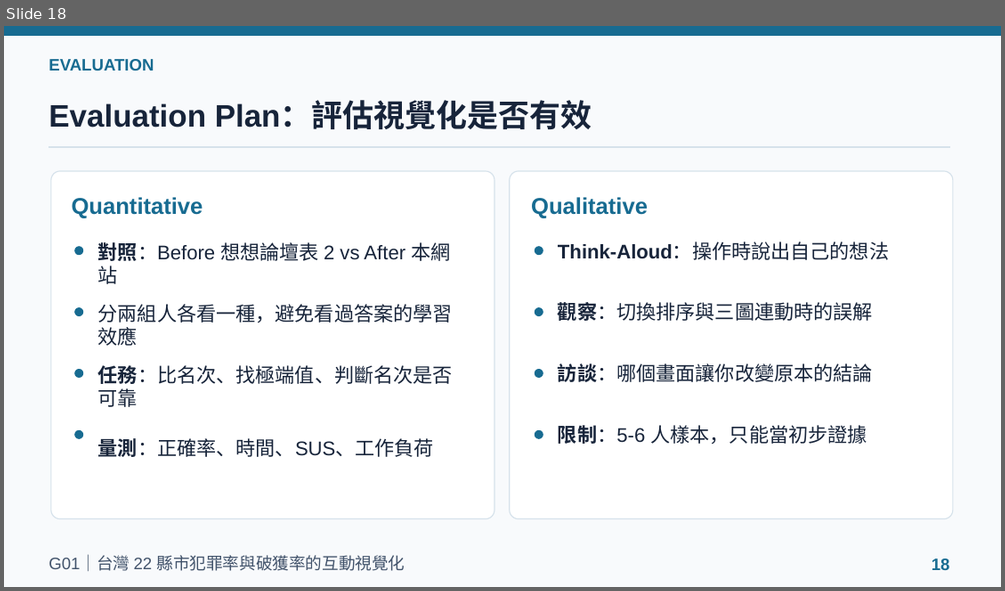
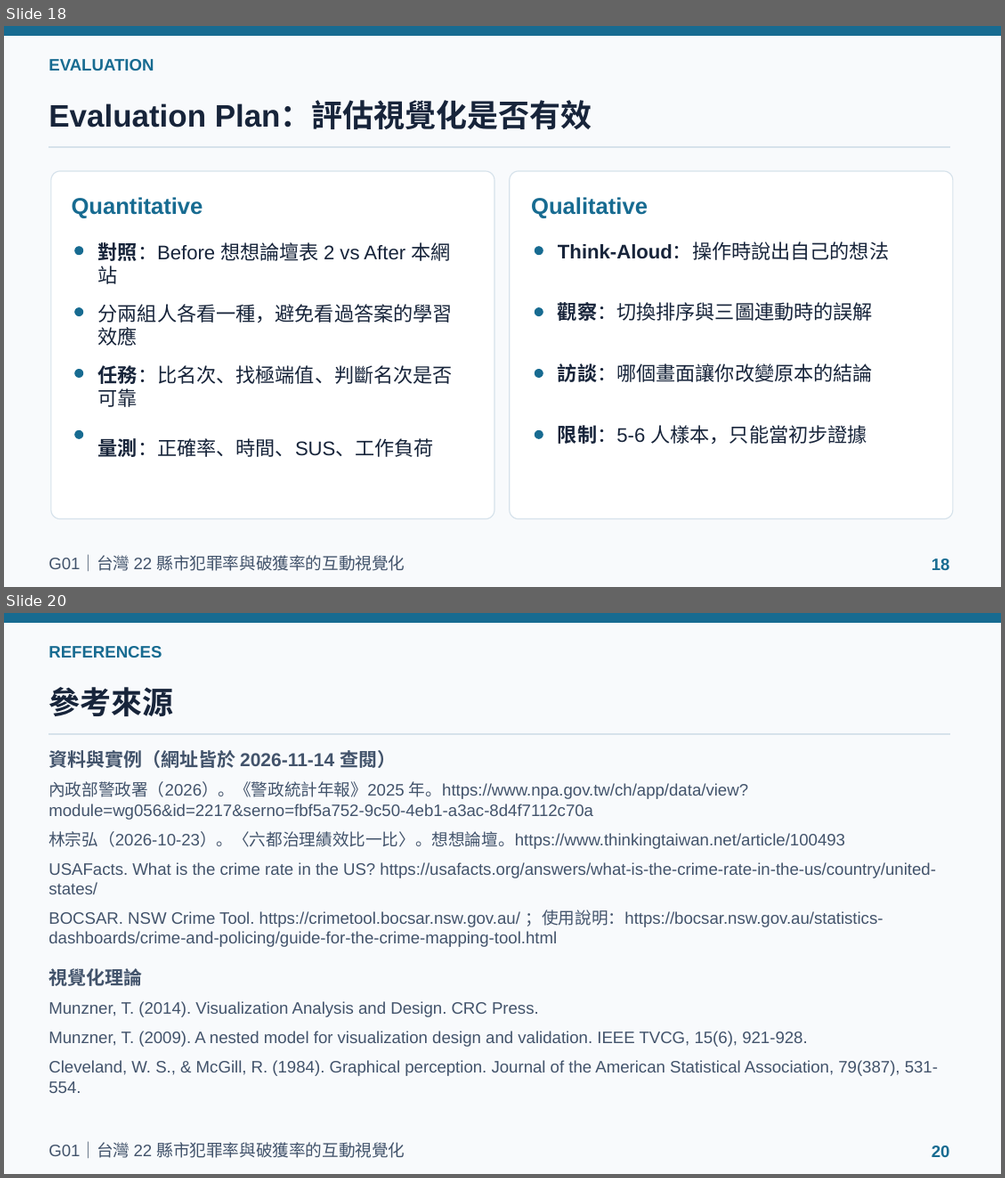
Before and after one commit to powerkaifu/taiwan-crime-rate-vis, a slide deck: docs/VIS_Final_Proposal_G01.pptx. Shown one above the other, each under a label of ours: slide 18 before the commit, slides 18 and 20 after it; the slides between them are not shown. The pictures are 1005x591 and 1005x1178 pixels, drawn with LibreOffice and Linux fonts; fonts in the diff are those of the drawing. Boxes give left, top, right and bottom in pixels: in the first picture for what was removed or moved away, otherwise in the second. Text is boxed around its words. In the diff, an @@ line names an element or a change of style, - is before the commit and + after.

```diff
--- a/docs/VIS_Final_Proposal_G01.pptx
+++ b/docs/VIS_Final_Proposal_G01.pptx
@@ slide 20 added at (4, 613, 1001, 1174), background #F8FAFC @@
@@ rectangle added at (4, 613, 1001, 623), fill #176B91, outline #176B91 1 pt @@
@@ text added at (48, 646, 162, 657), 16 pt, text #176B91, bold @@
+REFERENCES
@@ text added at (48, 687, 173, 716), 30 pt, text #17243A, bold @@
+參考來源
@@ line added from (48, 734) to (950, 734), #D6E2EB 1 pt @@
@@ text added at (48, 750, 938, 1093), 16 pt, text #42536B @@
+資料與實例（網址皆於 2026-11-14 查閱）
+內政部警政署（2026）。《警政統計年報》2025 年。https://www.npa.gov.tw/ch/app/data/view?module=wg056&id=2217&serno=fbf5a752-9c50-4eb1-a3ac-8d4f7112c70a
+林宗弘（2026-10-23）。〈六都治理績效比一比〉。想想論壇。https://www.thinkingtaiwan.net/article/100493
+USAFacts. What is the crime rate in the US? https://usafacts.org/answers/what-is-the-crime-rate-in-the-us/country/united-states/
+BOCSAR. NSW Crime Tool. https://crimetool.bocsar.nsw.gov.au/ ；使用說明：https://bocsar.nsw.gov.au/statistics-dashboards/crime-and-policing/guide-for-the-crime-mapping-tool.html
+視覺化理論
+Munzner, T. (2014). Visualization Analysis and Design. CRC Press.
+Munzner, T. (2009). A nested model for visualization design and validation. IEEE TVCG, 15(6), 921-928.
+Cleveland, W. S., & McGill, R. (1984). Graphical perception. Journal of the American Statistical Association, 79(387), 531-554.
@@ text added at (48, 1142, 404, 1158), 16 pt, text #42536B @@
+G01｜台灣 22 縣市犯罪率與破獲率的互動視覺化
@@ text added at (931, 1145, 950, 1157), 16 pt, text #176B91, bold @@
+20
```
Also in this commit, not shown: 6 slides changed.
